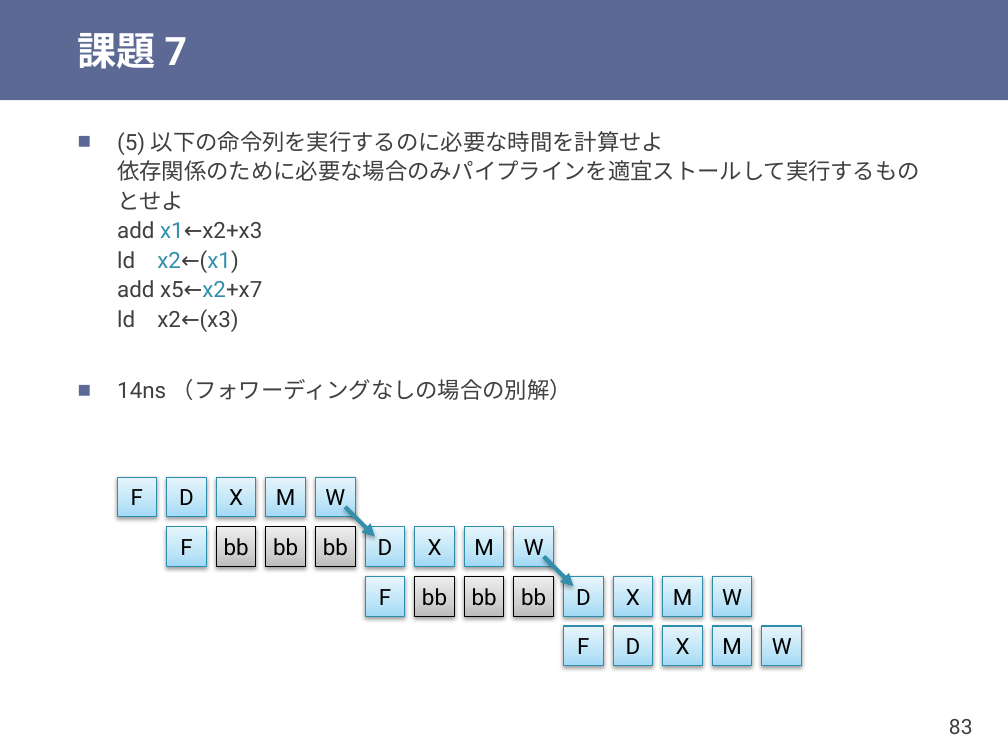
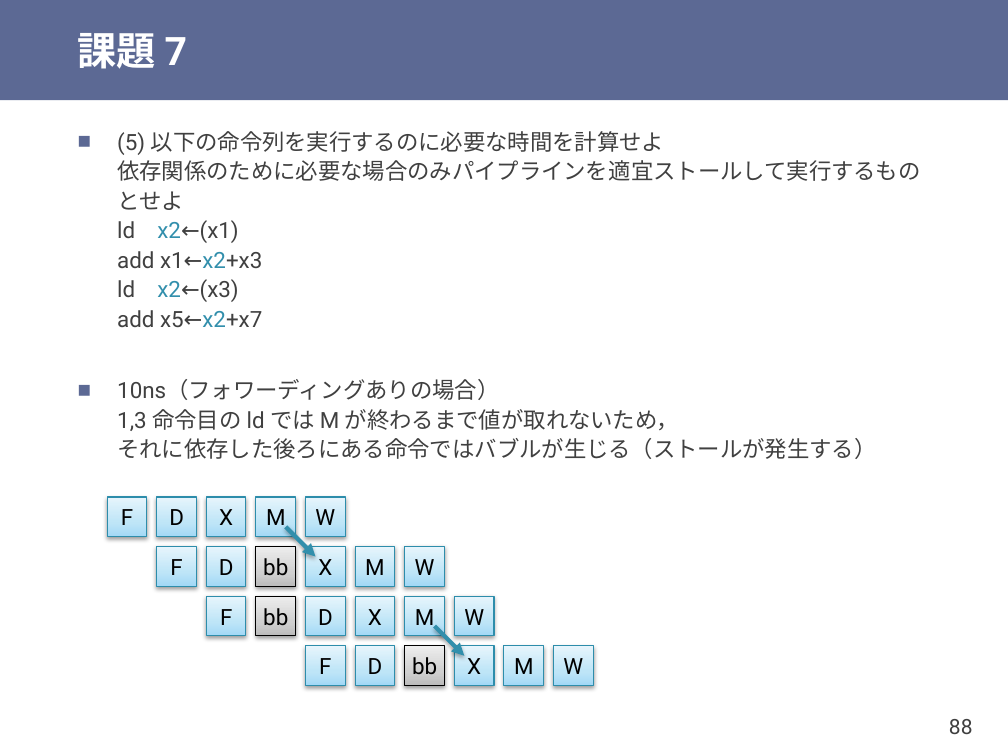
Before and after one commit to shioyadan/otya-computer-architecture-i, a slide deck: slide 88 of cai-shioya-09.pptx (slide 83 before the commit). Drawn at 1008x756 pixels with LibreOffice and Linux fonts; fonts in the diff are those of the drawing. Boxes give left, top, right and bottom in pixels: in the first picture for what was removed or moved away, otherwise in the second. Text is boxed around its words. In the diff, an @@ line names an element or a change of style, - is before the commit and + after.

```diff
--- a/cai-shioya-09.pptx
+++ b/cai-shioya-09.pptx
@@ text at (x1=117, y1=131, x2=920, y2=459): text changed @@
-■ (5) 以下の命令列を実行するのに必要な時間を計算せよ
-  依存関係のために必要な場合のみパイプラインを適宜ストールして実行するものとせよ
-  add x1←x2+x3
-  ld x2←(x1)
-  add x5←x2+x7
-  ld x2←(x3)
-■ 14ns （フォワーディングなしの場合の別解）
+■ (5) 以下の命令列を実行するのに必要な時間を計算せよ
+  依存関係のために必要な場合のみパイプラインを適宜ストールして実行するものとせよ
+  ld x2←(x1)
+  add x1←x2+x3
+  ld x2←(x3)
+  add x5←x2+x7
+■ 10ns（フォワーディングありの場合）
+  1,3 命令目の ld では M が終わるまで値が取れないため，
+  それに依存した後ろにある命令ではバブルが生じる（ストールが発生する）
@@ 6 rectangles moved together from (x1=117, y1=477, x2=355, y2=566) to (x1=107, y1=497, x2=345, y2=586) @@
@@ arrow moved from (346, 507) - (375, 536) to (285, 527) - (316, 556) @@
@@ rectangle removed at (x1=316, y1=527, x2=355, y2=566) @@
-bb
@@ rectangle "D" moved from (x1=365, y1=527, x2=404, y2=566) to (x1=207, y1=546, x2=246, y2=586) @@
@@ rectangle "bb" moved from (x1=465, y1=577, x2=504, y2=616) to (x1=256, y1=546, x2=295, y2=586) @@
@@ 3 rectangles moved together from (x1=414, y1=527, x2=553, y2=566) to (x1=305, y1=546, x2=445, y2=586) @@
@@ rectangle "F" moved from (x1=365, y1=577, x2=404, y2=616) to (x1=207, y1=597, x2=246, y2=636) @@
@@ rectangle "bb" moved from (x1=217, y1=527, x2=256, y2=566) to (x1=256, y1=597, x2=295, y2=636) @@
@@ rectangle "M" moved from (x1=662, y1=577, x2=702, y2=616) to (x1=405, y1=597, x2=445, y2=636) @@
@@ rectangle removed at (x1=414, y1=577, x2=454, y2=616) @@
-bb
@@ rectangle removed at (x1=514, y1=577, x2=553, y2=616) @@
-bb
@@ arrow moved from (543, 556) - (574, 587) to (434, 626) - (465, 656) @@
@@ 5 rectangles moved together from (x1=563, y1=577, x2=752, y2=665) to (x1=305, y1=597, x2=494, y2=685) @@
@@ rectangle "bb" moved from (x1=266, y1=527, x2=305, y2=566) to (x1=405, y1=646, x2=445, y2=685) @@
@@ rectangle "X" moved from (x1=662, y1=626, x2=702, y2=665) to (x1=455, y1=646, x2=494, y2=685) @@
@@ rectangle "M" moved from (x1=713, y1=626, x2=752, y2=665) to (x1=504, y1=646, x2=543, y2=685) @@
@@ rectangle "W" moved from (x1=762, y1=626, x2=801, y2=665) to (x1=553, y1=646, x2=593, y2=685) @@
@@ page number at (x1=949, y1=719, x2=973, y2=734): text changed @@
-83
+88
```
Also in this commit, not shown: 22 other slides changed, 1 slide added, 9 slides removed, 1 other file.
